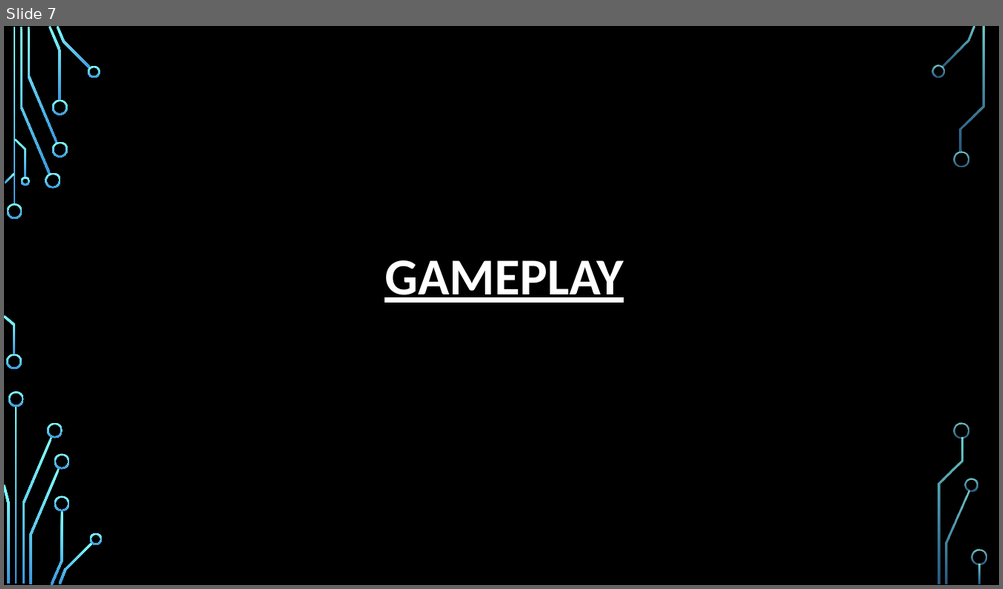
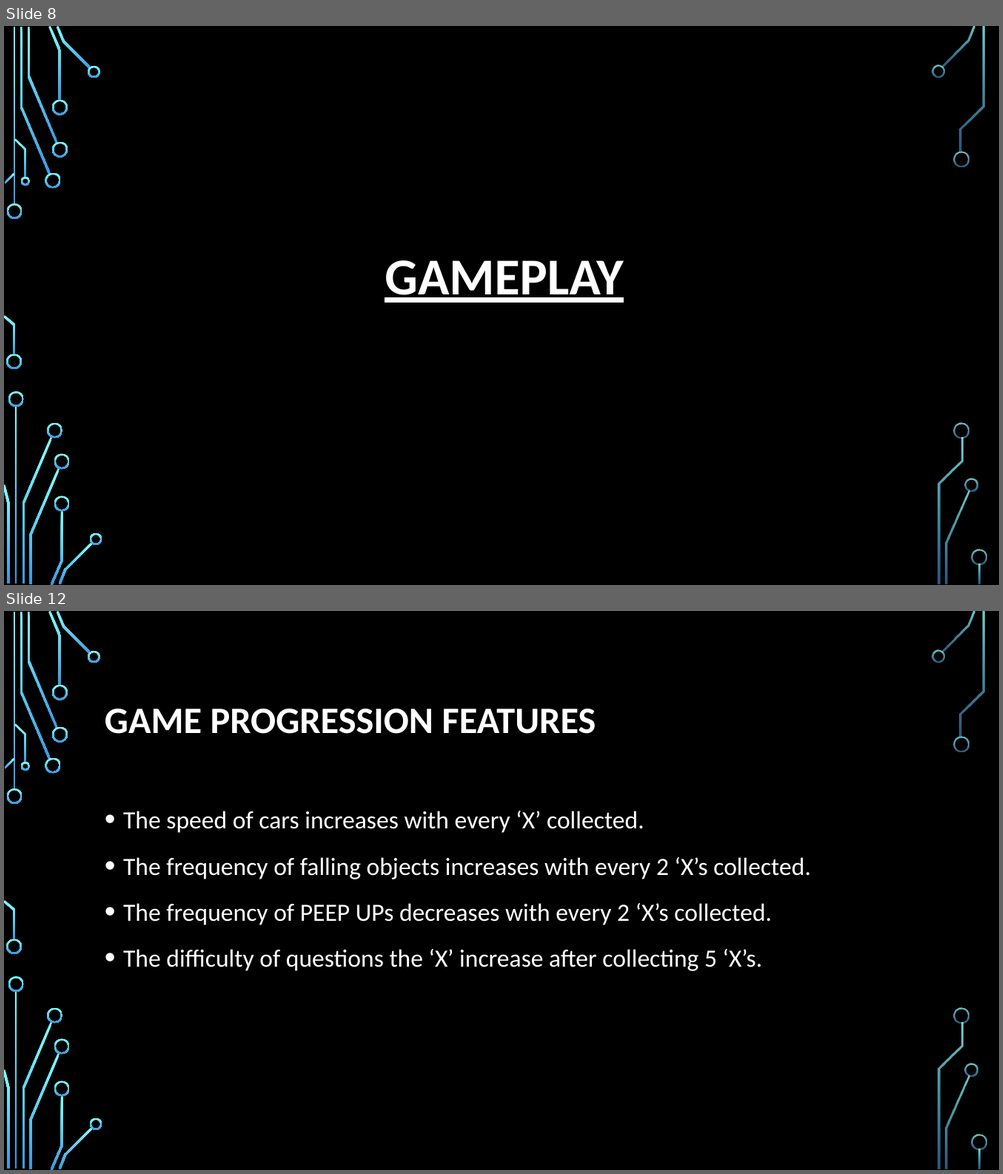
Before and after one commit to ShreyaSharma99/Game_Task3_COP290, a slide deck: Game_Document.pptx. Shown one above the other, each under a label of ours: slide 7 before the commit, slides 8 and 12 after it; the slides between them are not shown. The pictures are 1003x589 and 1003x1174 pixels, drawn with LibreOffice and Linux fonts; fonts in the diff are those of the drawing; background and template pictures are left out. Boxes give left, top, right and bottom in pixels: in the first picture for what was removed or moved away, otherwise in the second. Text is boxed around its words. In the diff, an @@ line names an element or a change of style, - is before the commit and + after.

Commit message:
Game_doc2

```diff
--- a/Game_Document.pptx
+++ b/Game_Document.pptx
@@ slide 12 added at (4,611,999,1170), background picture (left out); not listed: 36 template elements that a slide beside it also shows @@
@@ title added at (105,709,596,734), 36 pt, text #FFFFFF, bold @@
+GAME PROGRESSION FEATURES
@@ text added at (123,811,811,971), 24 pt, text #FFFFFF @@
+• The speed of cars increases with every ‘X’ collected.
+• The frequency of falling objects increases with every 2 ‘X’s collected.
+• The frequency of PEEP UPs decreases with every 2 ‘X’s collected.
+• The difficulty of questions the ‘X’ increase after collecting 5 ‘X’s.
@@ what was slide 7 is now slide 8 @@
```
Also in this commit, not shown: 5 slides changed, 4 other slides added.
